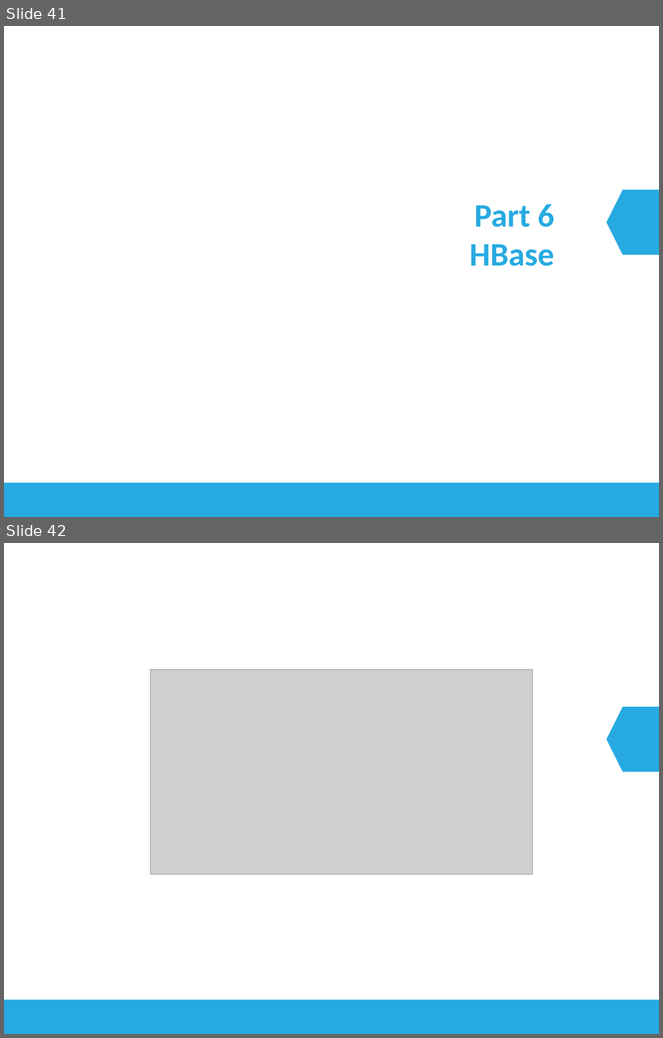
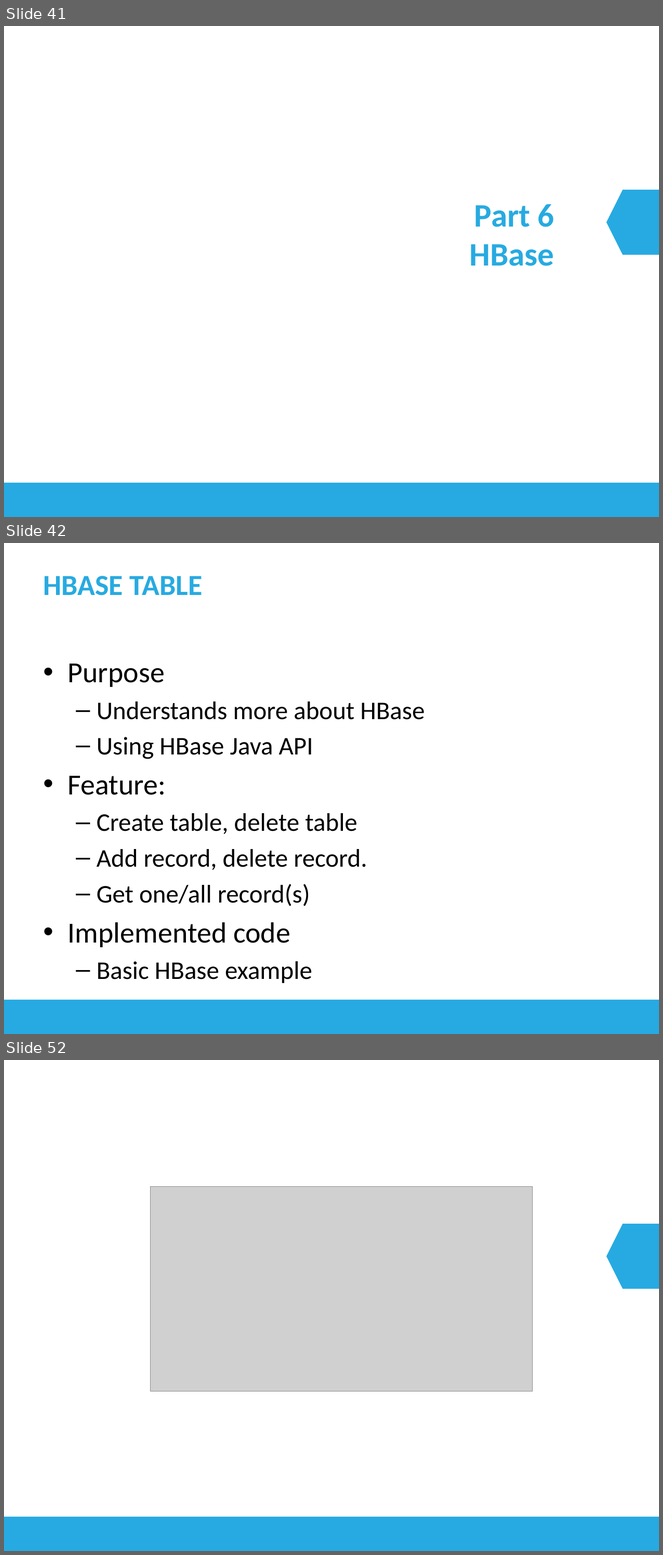
Before and after one commit to longhuynh/BigData, a slide deck: docs/Presentation.pptx. Shown one above the other, each under a label of ours: slides 41 and 42 before the commit, slides 41, 42 and 52 after it; the slides between them are not shown. The pictures are 663x1038 and 663x1555 pixels, drawn with LibreOffice and Linux fonts; fonts in the diff are those of the drawing; grey boxes stand for pictures. Boxes give left, top, right and bottom in pixels: in the first picture for what was removed or moved away, otherwise in the second. Text is boxed around its words. In the diff, an @@ line names an element or a change of style, - is before the commit and + after.

```diff
--- a/docs/Presentation.pptx
+++ b/docs/Presentation.pptx
@@ slide 42 added at (4, 543, 659, 1034), background #FFFFFF; not listed: 1 template element that a slide beside it also shows @@
@@ title added at (43, 576, 203, 596), 32 pt, text #27AAE1, bold @@
+HBASE TABLE
@@ text added at (68, 664, 425, 983), 28 pt, text #000000 @@
+• Purpose
+  – Understands more about HBase
+  – Using HBase Java API
+• Feature:
+  – Create table, delete table
+  – Add record, delete record.
+  – Get one/all record(s)
+• Implemented code
+  – Basic HBase example
@@ what was slide 42 is now slide 52 @@
```
Also in this commit, not shown: 2 slides changed, 10 other slides added, 1 slide removed.
